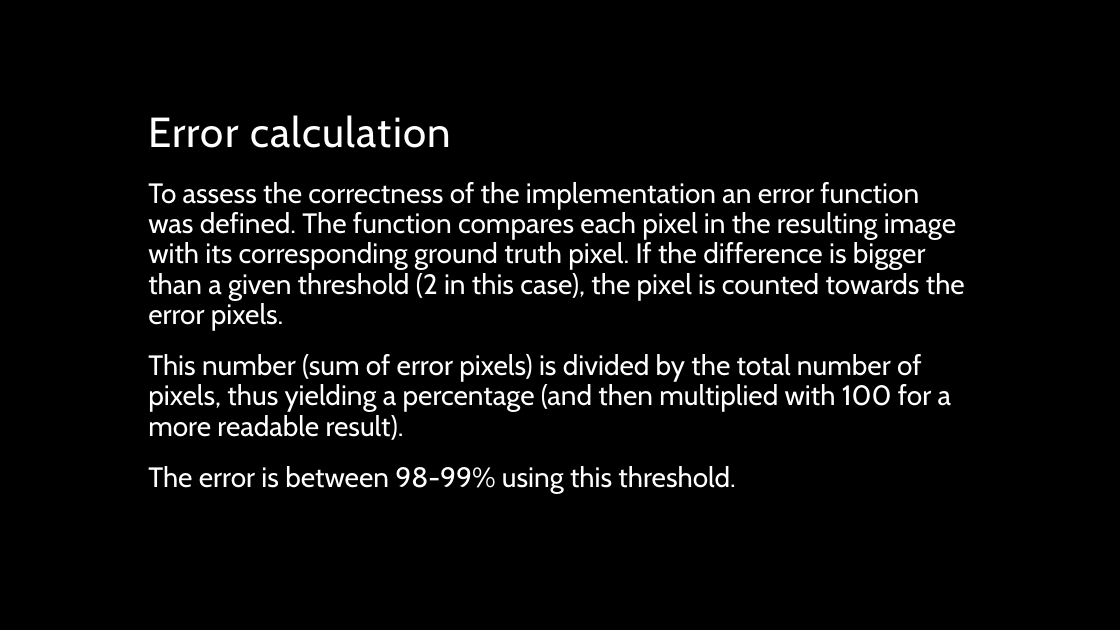
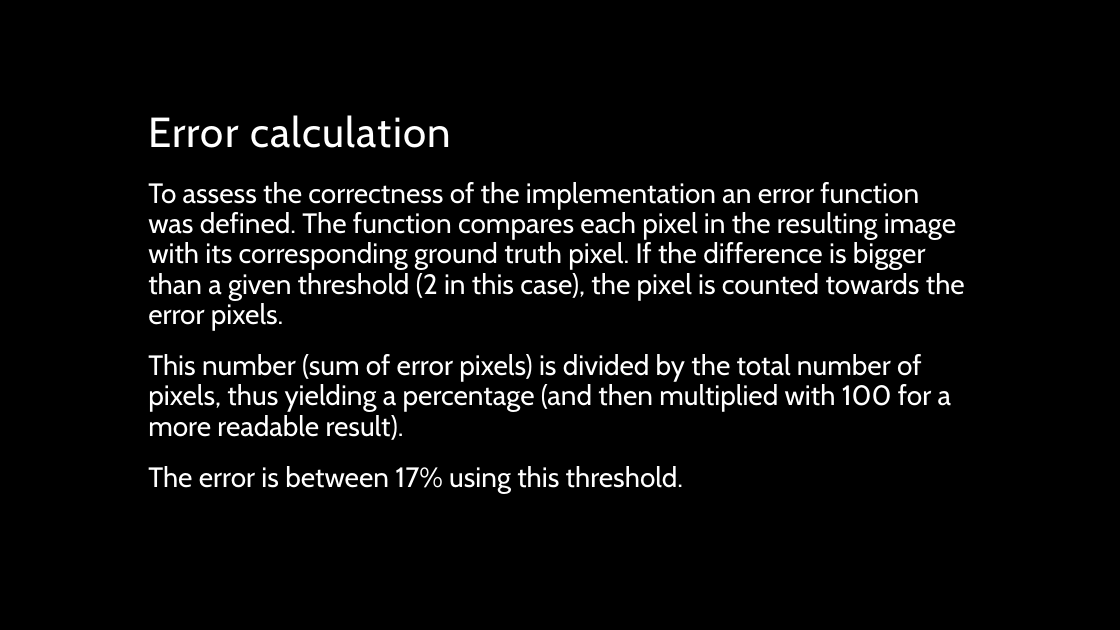
Before and after one commit to crisdeodates/AI-Depth-Estimation-Census, a slide deck: slide 11 of DEPTH ESTIMATION FROM STEREO IMEGES USING CENSUS TRANSFORM.pptx. Drawn at 1120x630 pixels with LibreOffice and Linux fonts; fonts in the diff are those of the drawing; background and template pictures are left out. Boxes give left, top, right and bottom in pixels: in the first picture for what was removed or moved away, otherwise in the second. Text is boxed around its words. In the diff, an @@ line names an element or a change of style, - is before the commit and + after.

```diff
--- a/DEPTH ESTIMATION FROM STEREO IMEGES USING CENSUS TRANSFORM.pptx
+++ b/DEPTH ESTIMATION FROM STEREO IMEGES USING CENSUS TRANSFORM.pptx
@@ text at (148, 466, 683, 493): text changed @@
-The error is between 98-99% using this threshold.
+The error is between 17% using this threshold.
```
Also in this commit, not shown: 1 other file.
